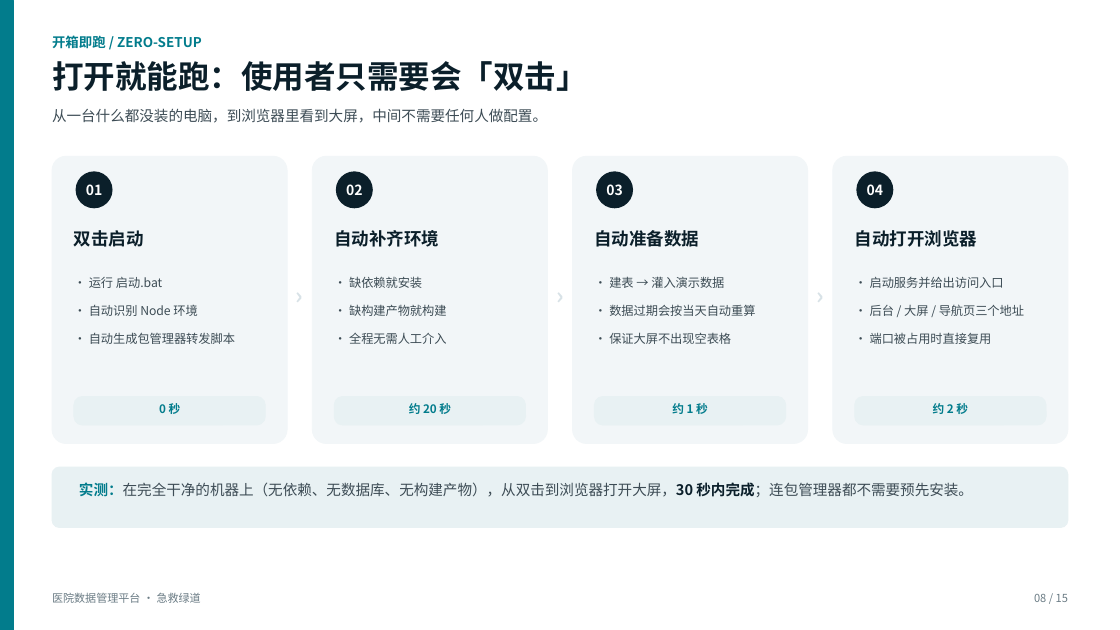
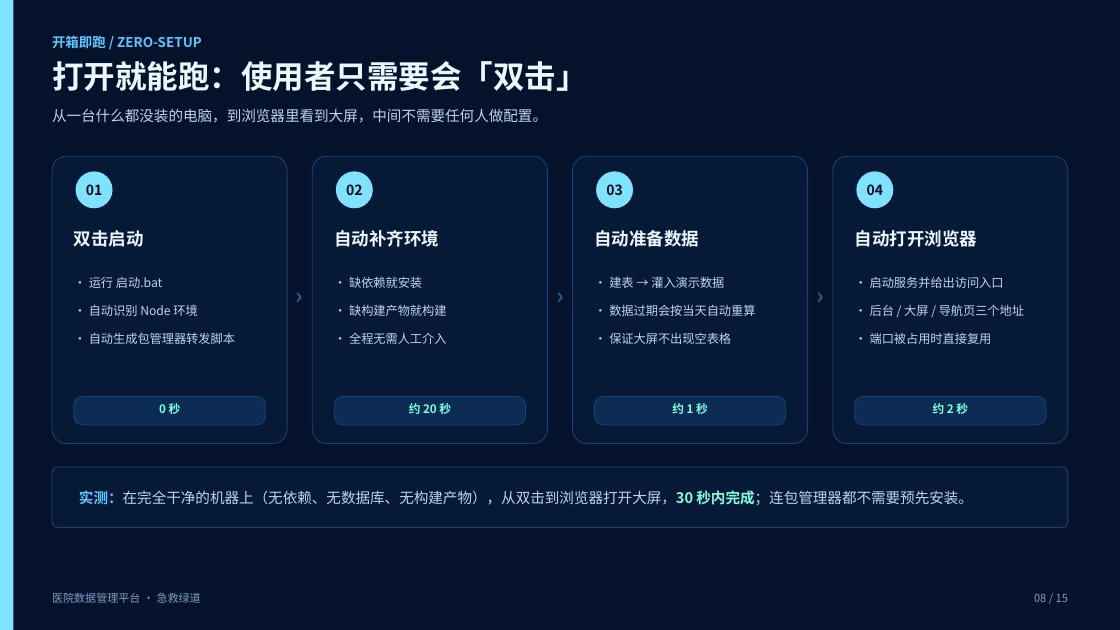
Before and after one commit to popostar11/hospital-data-platform, a slide deck: slide 8 of docs/ppt/医院数据管理平台-项目汇报.pptx. Drawn at 1120x630 pixels with LibreOffice and Linux fonts; fonts in the diff are those of the drawing. Boxes give left, top, right and bottom in pixels: in the first picture for what was removed or moved away, otherwise in the second. Text is boxed around its words. In the diff, an @@ line names an element or a change of style, - is before the commit and + after.

Commit message:
style(ppt): 两份演示稿改用大屏同色系（深色）
配色不再借用参考稿的青绿，改为直接取大屏自身的样式令牌：
  --c-bg-deep #02091A / --c-bg #04122B / 面板叠底 #08224A
  --c-line 柔和化 #1A4272 / --c-cyan #7FE3FF / --c-value #7FFFE0
  --c-text #DCEFFF / --c-text-dim #8FB4DC

改动范围：
- 两份脚本都改为令牌化配色，并支持 --light 切回浅色（便于打印）
- 内容页显式铺一层底色（深色主题必需），卡片加描边、表格换深色表头
- 深色底让大屏与后台截图与版面融为一体，比浅色底更贴合产品

顺带修掉两处构建脚本缺陷：
- band() 的两处调用误把「段落字典」当「run 列表」传入（KeyError: 't'）
- build-ppt.py 缺 import sys，且全局字符串替换误伤了调色板定义本身
  （出现 LABEL_ON_DARK = LABEL_ON_DARK 之类自引用）

验收：两份均为 16:9、0 个形状越界、check_office 结构与内容断言通过、渲染无缺字。

```diff
--- a/docs/ppt/医院数据管理平台-项目汇报.pptx
+++ b/docs/ppt/医院数据管理平台-项目汇报.pptx
@@ rectangle at (0, 0, 13, 630): fill #027C8C to #7FE3FF; outline #027C8C 0.75 pt to none @@
@@ rectangle added at (0, 0, 1120, 630), fill #04122B @@
@@ text "开箱即跑 / ZERO-SETUP" at (52, 35, 202, 48): text colour #027C8C to #5CC8FF @@
@@ fill #F2F6F8 to #061A38; outline #F2F6F8 0.75 pt to #1A4272 0.75 pt in 4 elements at (52, 156, 287, 444), (313, 156, 548, 444), (573, 156, 808, 444), (833, 156, 1068, 444) @@
@@ text colour #FFFFFF to #02091A; fill #0B1F2A to #7FE3FF in 4 elements at (76, 171, 113, 208), (336, 171, 373, 208), (597, 171, 634, 208), (856, 171, 893, 208) @@
@@ text colour #0B1F2A to #ECF7FF in 5 elements at (52, 61, 588, 91), (74, 230, 144, 247), (334, 230, 439, 247), (594, 230, 699, 247), (855, 230, 977, 247) @@
@@ text colour #D8E2E7 to #2A5A8E in 3 elements at (287, 281, 313, 315), (548, 281, 573, 315), (807, 281, 833, 315) @@
@@ text colour #3D4C55 to #BBD4EC in 5 elements at (52, 108, 547, 123), (89, 277, 235, 344), (349, 276, 446, 344), (609, 276, 755, 344), (870, 276, 1024, 344) @@
@@ text colour #027C8C to #7FFFE0 in 4 elements at (159, 403, 181, 414), (409, 403, 451, 414), (672, 403, 708, 414), (933, 403, 968, 414) @@
@@ fill #E8F1F3 to #0C2C54; outline #E8F1F3 0.75 pt to #1A4272 0.75 pt in 4 elements at (74, 397, 266, 425), (334, 397, 526, 425), (595, 397, 786, 425), (854, 397, 1046, 425) @@
@@ rounded rectangle at (52, 467, 1068, 528): fill #E8F1F3 to #061A38; outline #E8F1F3 0.75 pt to #1A4272 0.75 pt; proportions changed @@
@@ text "实测：在完全干净的机器上（无依赖、无数据库、无构建产物），从双击到浏览器打开大屏，30 秒内完成；连包管理器都不需要预先 ..." at (79, 490, 973, 505): text colour #027C8C to #5CC8FF in "实测：在完全干净的机器上（无依赖、无数据库、无构建产物），从双击到浏览器打开大屏，30"; text colour #3D4C55 to #BBD4EC, text colour #0B1F2A to #7FFFE0 in "实测：在完全干净的机器上（无依赖、无数据库、无构建产物），从双击到浏览器打开大屏，30 秒内完成；连包管理器都不需要预先 ..."; line spacing 1 to 1.3 @@
@@ text "医院数据管理平台 · 急救绿道" at (52, 593, 201, 603): text colour #6B7C85 to #7E9EC4 @@
@@ text "08 / 15" at (1034, 594, 1068, 602): text colour #6B7C85 to #7E9EC4 @@
```
Also in this commit, not shown: 14 other slides changed, 3 other files.
